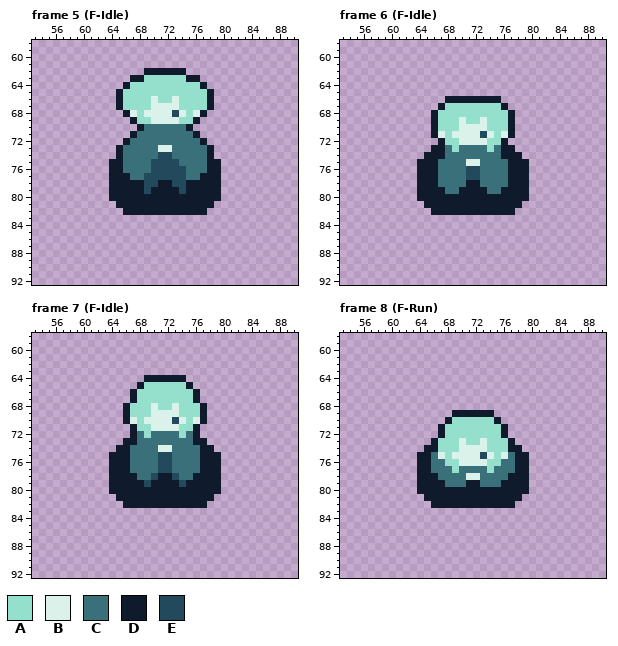
Pixel-art file -- Assets/Animations/Blue Character.aseprite. This is how it looked before the edit.
144x144 pixels, 46 frames. Shown: frame 5 (F-Idle): x 53..90, y 58..92; frame 6 (F-Idle): x 53..90, y 58..92; frame 7 (F-Idle): x 53..90, y 58..92; frame 8 (F-Run): x 53..90, y 58..92. The commit also changed other frames, which this record leaves out.
Visible layers, top first: "Flattened", "Head", "Cloak", "Body", "Shadow".
Palette (. is transparent): A #95e0cc  B #daf2e9  C #39707a  D #101a2d  E #23495d
Pixels before, frame 5 (F-Idle), first column x 64:
62 .....DDDDDD.....
63 ...DDAAAAAADD...
64 ..DAAAAAAAAAAD..
65 .DAAAAAAAAAAAAD.
66 .DAAAABAABAAAAD.
67 .DAAAABBBBAAAAD.
68 ..DBABBBBEBABD..
69 ...DAABBBBAAD...
70 ....DCCCCCCD....
71 ...DCCCCCCCCD...
72 ..DCCCCCCCCCCD..
73 .DCCCCCBBCCCCCD.
74 .DCCCCCEECCCCCD.
75 DDCCCCEEEECCCCDD
76 DDCCCCEEEEECCCDD
77 DDDCCEEEEEECCDDD
78 DDDDDEEDDEEDDDDD
79 DDDDDEDDDDEDDDDD
80 DDDDDDDDDDDDDDDD
81 .DDDDDDDDDDDDDD.
82 ..DDDDDDDDDDDD..
Pixels before, frame 6 (F-Idle), first column x 64:
66 ....DDDDDDDD....
67 ...DAAAAAAAAD...
68 ..DAAAAAAAAAAD..
69 ..DAAABAABAAAD..
70 ..DAAABBBBAAAD..
71 ..DBABBBBEBABD..
72 ...DAABBBBAAD...
73 ..DDCACCCCACDD..
74 .DDDCCCCCCCCDDD.
75 DDDCCCCBBCCCCDDD
76 DDDCCCCEECCCCDDD
77 DDDCCCCEECCCCDDD
78 DDDCCCCDDCCCCDDD
79 DDDDCCDDDDCCDDDD
80 DDDDDDDDDDDDDDDD
81 .DDDDDDDDDDDDDD.
82 ..DDDDDDDDDDDD..
Pixels before, frame 7 (F-Idle), first column x 64:
64 .....DDDDDD.....
65 ....DAAAAAAD....
66 ...DAAAAAAAAD...
67 ...DAAAAAAAAD...
68 ..DAAABAABAAAD..
69 ..DAAABBBBAAAD..
70 ..DBABBBBEBABD..
71 ...DAABBBBAAD...
72 ...DCACCCCACD...
73 ..DDCCCCCCCCDD..
74 .DDCCCCBBCCCCDD.
75 DDDCCCCEECCCCDDD
76 DDDCCCCEECCCCDDD
77 DDDCCCCEECCCCDDD
78 DDDDCCEDDECCDDDD
79 DDDDDEDDDDEDDDDD
80 DDDDDDDDDDDDDDDD
81 .DDDDDDDDDDDDDD.
82 ..DDDDDDDDDDDD..
Pixels before, frame 8 (F-Run), first column x 64:
69 .....DDDDDD.....
70 ....DAAAAAAD....
71 ...DAAAAAAAAD...
72 ...DAAAAAAAAD...
73 ..DAAABAABAAAD..
74 .DDAAABBBBAAADD.
75 DDCBABBBBEBABCDD
76 DDCCAABBBBAACCDD
77 DDCCCACCCCACCCDD
78 DDDCCCCBBCCCCDDD
79 DDDDCCCDDCCCDDDD
80 DDDDDDDDDDDDDDDD
81 .DDDDDDDDDDDDDD.
82 ..DDDDDDDDDDDD..
Once edited:
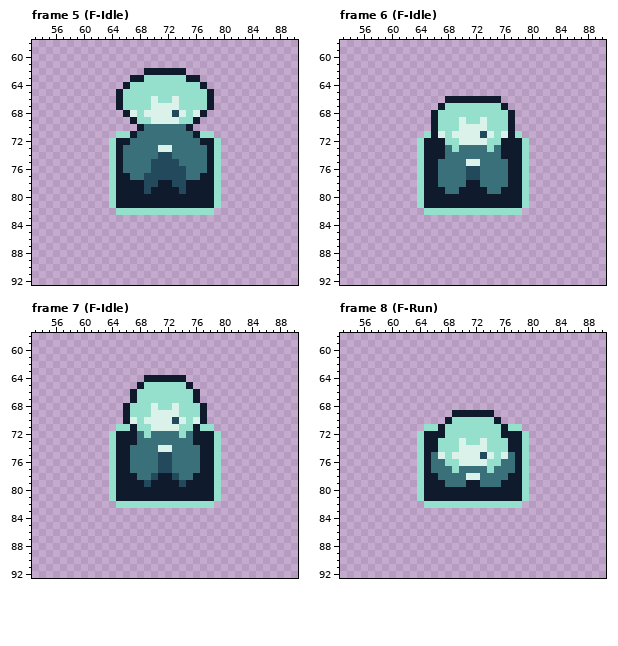
What changed:
Frame 5 (F-Idle), layer "Shadow":
The author put colour A in row 71 at x 65 to 66 and 77 to 78; in rows 72 to 74 at x 64 and 79; in row 81 at x 64 and 79; in row 82 at x 65 and 78.
Colour D becomes colour A in rows 75 to 80 at x 64 and 79; in row 82 at x 66 to 77.
The author put colour D in row 72 at x 65 and 78.
Frame 6 (F-Idle), layer "Shadow":
The author put colour A in row 71 at x 65 and 78; in rows 72 to 74 at x 64 and 79; in row 81 at x 64 and 79; in row 82 at x 65 and 78.
Colour D becomes colour A in rows 75 to 80 at x 64 and 79; in row 82 at x 66 to 77.
The author put colour D in row 72 at x 65 to 66 and 77 to 78; in row 73 at x 65 and 78.
Frame 7 (F-Idle), layer "Shadow":
The author put colour A in row 71 at x 65 to 66 and 77 to 78; in rows 72 to 74 at x 64 and 79; in row 81 at x 64 and 79; in row 82 at x 65 and 78.
Colour D becomes colour A in rows 75 to 80 at x 64 and 79; in row 82 at x 66 to 77.
The author put colour D in row 72 at x 65 to 66 and 77 to 78; in row 73 at x 65 and 78.
Frame 8 (F-Run), layer "Shadow": the same change as frame 7 (F-Idle)
Pixel boxes of the changes (left, top, right, bottom) in both pictures:
changed: (109, 131, 221, 215)
changed: (417, 131, 529, 215)
changed: (109, 424, 221, 508)
changed: (417, 424, 529, 508)
